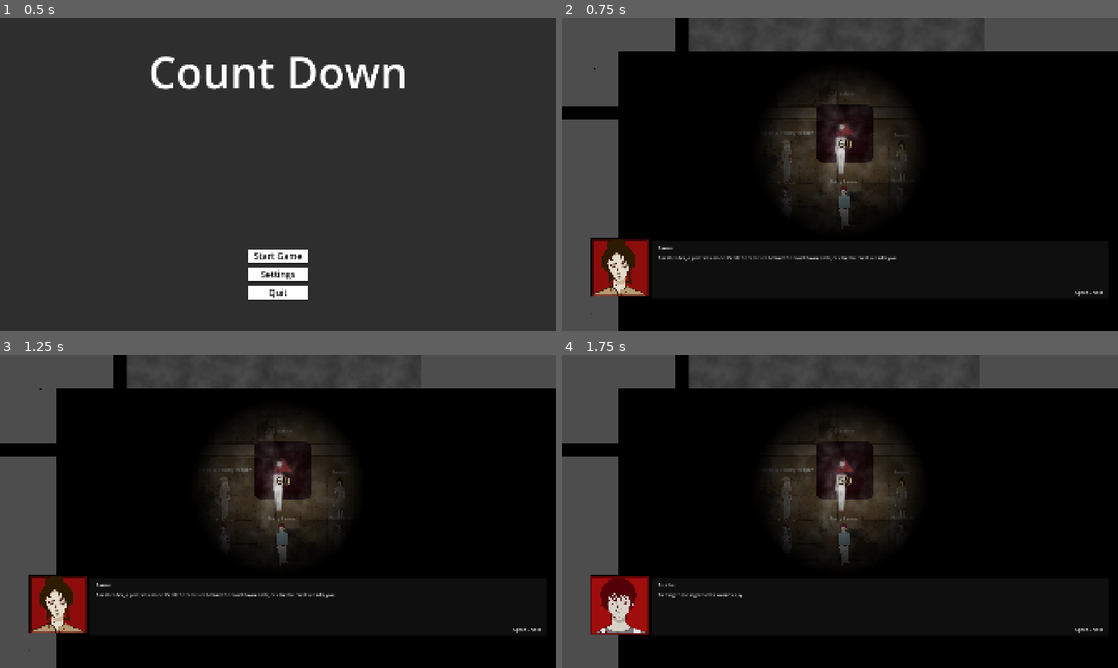
Above: before the commit, frames 1-4 (two rows, left to right).
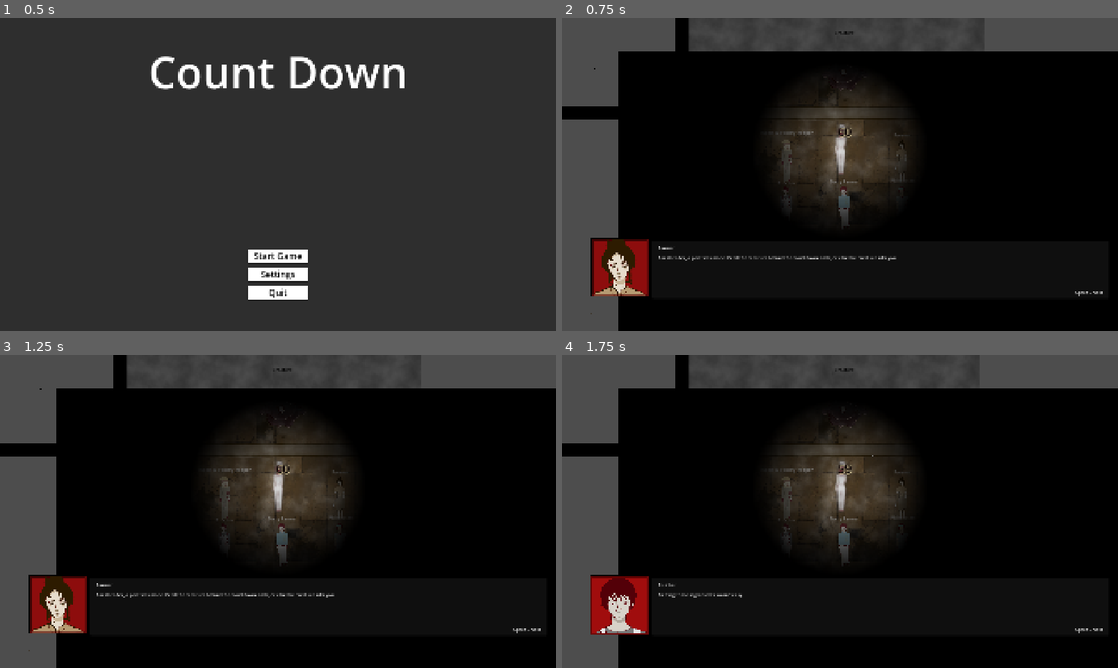
Above: after the commit, the same moments.

Repository: HackMan1248-AK/GMTK-2026
Game: Godot game, scene res://scenes/levels/main_menu.tscn
Same seed, same stepped clock (60 frames per second), same inputs: the game is played once before the commit and once after it. The engine's default icon, where the game draws it, is replaced by a stand-in: a white triangle on a blue panel in a dark square.
Inputs (mouse positions are in pixels of both pictures, inside the frame that each line leads up to):
- Up to frame 1 (0.5 s): no input
- Up to frame 2 (0.75 s): click "Start Game" at 0.5 s
- Up to frame 3 (1.25 s): no input
- Up to frame 4 (1.75 s): tap Enter (ui_accept) at 1.25, 1.52 s; move the mouse to (962, 495) at 1.27 s; hold D (Right) from 1.28 s (still down); hold Space (DialogueNext) from 1.28 s (still down)

Frame 1 is identical in both runs. In frame 2, 1.7% of the frame differs, in the area x 45-56%, y 4-47%; in frame 3, 1.7%; in frame 4, 1.7%.

Commit message:
Add monster animations to creature countdown

Diff:
--- a/scenes/npc/creature.tscn
+++ b/scenes/npc/creature.tscn
@@ -1,7 +1,16 @@
-[gd_scene load_steps=5 format=3 uid="uid://b5tmlthxrlyo7"]
+[gd_scene load_steps=13 format=3 uid="uid://b5tmlthxrlyo7"]
 
 [ext_resource type="Script" uid="uid://dh4gty5j76wf3" path="res://scripts/dialogue/npc_dialogue.gd" id="1_npc_dialogue"]
-[ext_resource type="Texture2D" uid="uid://c62cs0p6r37b0" path="res://icon.svg" id="4_icon"]
+[ext_resource type="Texture2D" path="res://assets/sprites/monster/breathing_idle/1.png" id="2_idle_1"]
+[ext_resource type="Texture2D" path="res://assets/sprites/monster/breathing_idle/2.png" id="3_idle_2"]
+[ext_resource type="Texture2D" path="res://assets/sprites/monster/breathing_idle/3.png" id="4_idle_3"]
+[ext_resource type="Texture2D" path="res://assets/sprites/monster/breathing_idle/4.png" id="5_idle_4"]
+[ext_resource type="Texture2D" path="res://assets/sprites/monster/breathing_idle/5.png" id="6_idle_5"]
+[ext_resource type="Texture2D" path="res://assets/sprites/monster/eating/16.png" id="7_eat_1"]
+[ext_resource type="Texture2D" path="res://assets/sprites/monster/eating/17.png" id="8_eat_2"]
+[ext_resource type="Texture2D" path="res://assets/sprites/monster/eating/18.png" id="9_eat_3"]
+[ext_resource type="Texture2D" path="res://assets/sprites/monster/eating/19.png" id="10_eat_4"]
+[ext_resource type="Texture2D" path="res://assets/sprites/monster/eating/20.png" id="11_eat_5"]
 
 [sub_resource type="CircleShape2D" id="CircleShape2D_interact"]
 radius = 96.0
@@ -10,14 +19,43 @@
 animations = [{
 "frames": [{
 "duration": 1.0,
-"texture": ExtResource("4_icon")
+"texture": ExtResource("7_eat_1")
 }, {
 "duration": 1.0,
-"texture": ExtResource("4_icon")
+"texture": ExtResource("8_eat_2")
+}, {
+"duration": 1.0,
+"texture": ExtResource("9_eat_3")
+}, {
+"duration": 1.0,
+"texture": ExtResource("10_eat_4")
+}, {
+"duration": 1.0,
+"texture": ExtResource("11_eat_5")
+}],
+"loop": true,
+"name": &"eating",
+"speed": 6.0
+}, {
+"frames": [{
+"duration": 1.0,
+"texture": ExtResource("2_idle_1")
+}, {
+"duration": 1.0,
+"texture": ExtResource("3_idle_2")
+}, {
+"duration": 1.0,
+"texture": ExtResource("4_idle_3")
+}, {
+"duration": 1.0,
+"texture": ExtResource("5_idle_4")
+}, {
+"duration": 1.0,
+"texture": ExtResource("6_idle_5")
 }],
 "loop": true,
 "name": &"idle",
-"speed": 2.0
+"speed": 4.0
 }]
 
 [node name="Creature" type="Node2D" unique_id=1564037910]
@@ -26,33 +64,33 @@
 repeat_dialogue_file = "res://dialogues/creature_repeat.json"
 
 [node name="AnimatedSprite2D" type="AnimatedSprite2D" parent="." unique_id=1737028132]
-modulate = Color(0.505882, 0.0588235, 0.0588235, 1)
 y_sort_enabled = true
-scale = Vector2(1.55, 1.55)
+position = Vector2(0, -150)
+scale = Vector2(0.18, 0.18)
 sprite_frames = SubResource("SpriteFrames_creature")
 animation = &"idle"
 autoplay = "idle"
 
 [node name="BellyCountdownLabel" type="Label" parent="."]
 z_index = 10
-offset_left = -54.0
-offset_top = 8.0
-offset_right = 54.0
-offset_bottom = 58.0
+offset_left = -82.0
+offset_top = -35.0
+offset_right = 82.0
+offset_bottom = 22.0
 theme_override_colors/font_color = Color(0.055, 0.015, 0.015, 1)
 theme_override_colors/font_shadow_color = Color(1, 0.93, 0.72, 0.85)
 theme_override_constants/shadow_offset_x = 2
 theme_override_constants/shadow_offset_y = 2
-theme_override_font_sizes/font_size = 38
+theme_override_font_sizes/font_size = 42
 text = "60"
 horizontal_alignment = 1
 vertical_alignment = 1
 
 [node name="NameLabel" type="Label" parent="." unique_id=135943284]
 offset_left = -96.0
-offset_top = -150.0
+offset_top = -360.0
 offset_right = 96.0
-offset_bottom = -127.0
+offset_bottom = -337.0
 text = "Creature"
 horizontal_alignment = 1
 
Binary file added: assets/sprites/monster/breathing_idle/1.png
Binary file added: assets/sprites/monster/breathing_idle/2.png
Binary file added: assets/sprites/monster/breathing_idle/3.png
Binary file added: assets/sprites/monster/breathing_idle/4.png
Binary file added: assets/sprites/monster/breathing_idle/5.png
Binary file added: assets/sprites/monster/eating/16.png
Binary file added: assets/sprites/monster/eating/17.png
Binary file added: assets/sprites/monster/eating/18.png
Binary file added: assets/sprites/monster/eating/19.png
Binary file added: assets/sprites/monster/eating/20.png
